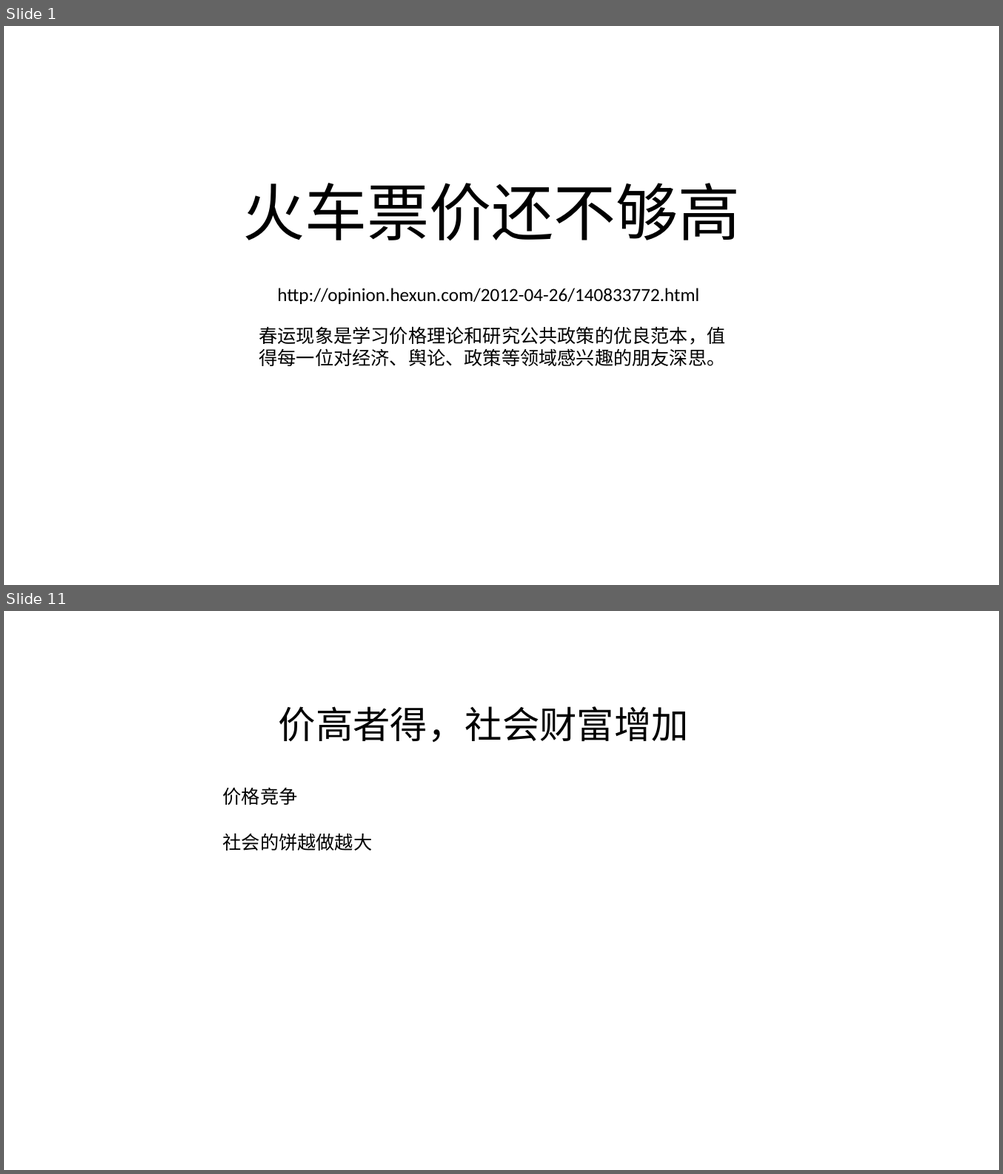
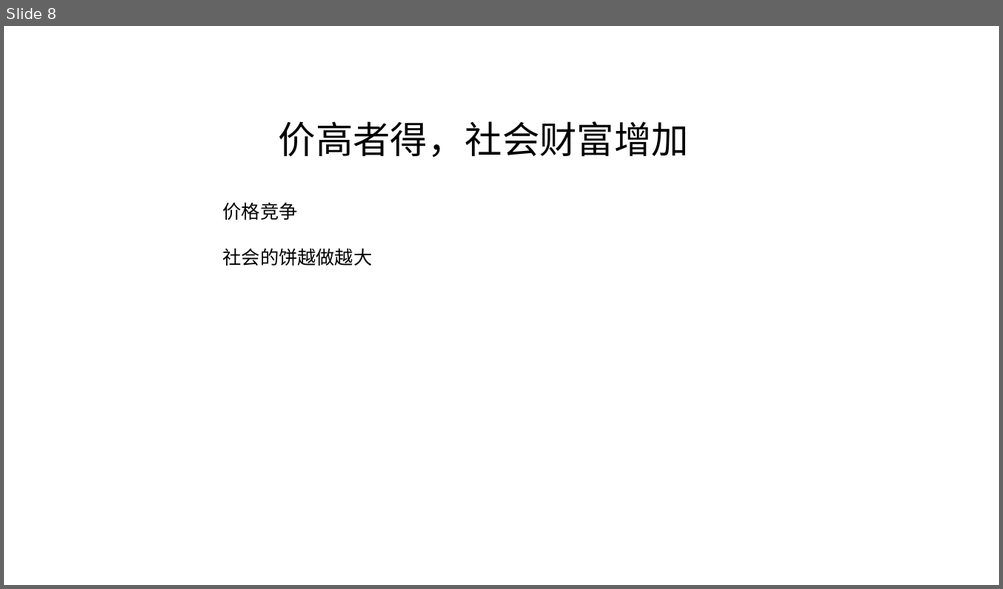
Before and after one commit to FredJiangFei/MyDocuments, a slide deck: 火车票/火车票.pptx. Shown one above the other, each under a label of ours: slides 1 and 11 before the commit, slide 8 after it; the slides between them are not shown. The pictures are 1003x1174 and 1003x589 pixels, drawn with LibreOffice and Linux fonts; fonts in the diff are those of the drawing. Boxes give left, top, right and bottom in pixels: in the first picture for what was removed or moved away, otherwise in the second. Text is boxed around its words. In the diff, an @@ line names an element or a change of style, - is before the commit and + after.

Commit message:
火车票

```diff
--- a/火车票/火车票.pptx
+++ b/火车票/火车票.pptx
@@ slide 1 removed at [4, 26, 999, 585], background #FFFFFF @@
@@ title removed at [242, 183, 740, 241] @@
-火车票价还不够高
@@ text removed at [277, 288, 699, 304] @@
-http://opinion.hexun.com/2012-04-26/140833772.html
@@ text removed at [259, 326, 725, 366] @@
-春运现象是学习价格理论和研究公共政策的优良范本，值得每一位对经济、舆论、政策等领域感兴趣的朋友深思。
@@ what was slide 11 is now slide 8 @@
```
Also in this commit, not shown: 9 slides changed, 3 slides added, 5 other slides removed, 3 other files.
